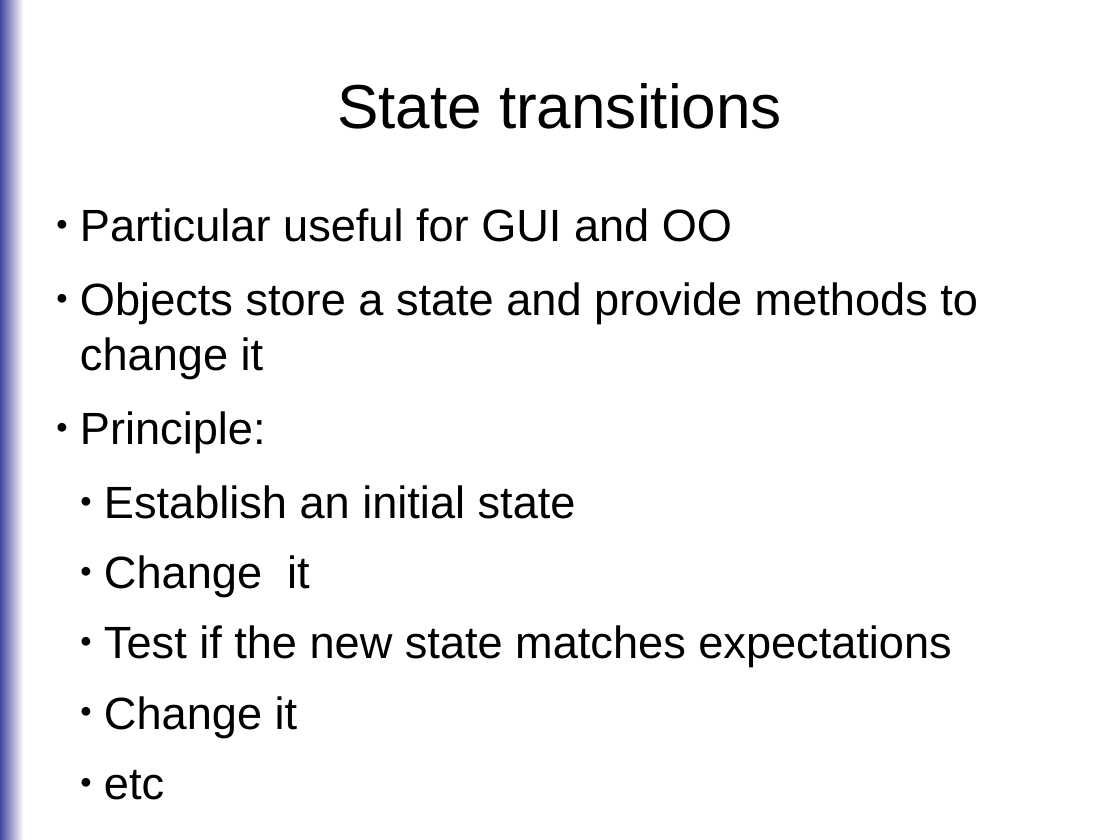
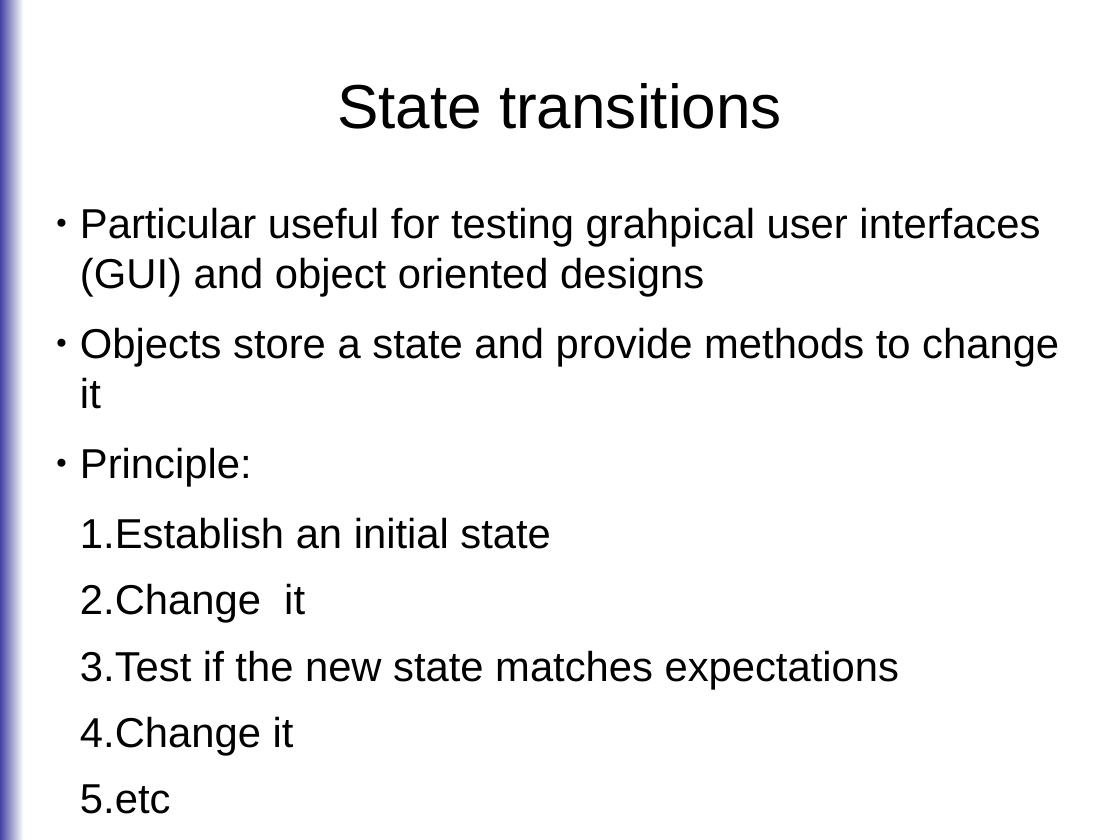
Before and after one commit to roskakori/talks, a slide deck: slide 9 of pygraz/testcases/Finding test cases 101.odp. Drawn at 1120x840 pixels with LibreOffice and Linux fonts; fonts in the diff are those of the drawing. Boxes give left, top, right and bottom in pixels: in the first picture for what was removed or moved away, otherwise in the second. Text is boxed around its words. In the diff, an @@ line names an element or a change of style, - is before the commit and + after.

```diff
--- a/pygraz/testcases/Finding test cases 101.odp
+++ b/pygraz/testcases/Finding test cases 101.odp
@@ text at (80,207,1040,297): text changed; size 32 to 29.6 pt @@
-● Particular useful for GUI and OO
+● Particular useful for testing grahpical user interfaces (GUI) and object oriented designs
@@ text at (80,327,1059,755): size 32 to 29.6 pt in "Objects store a state and provide methods ...", "Principle:", "Establish an initial state", "Change it" and 3 more places; bullet ● to 1. @@
```
Also in this commit, not shown: 8 other slides changed.
